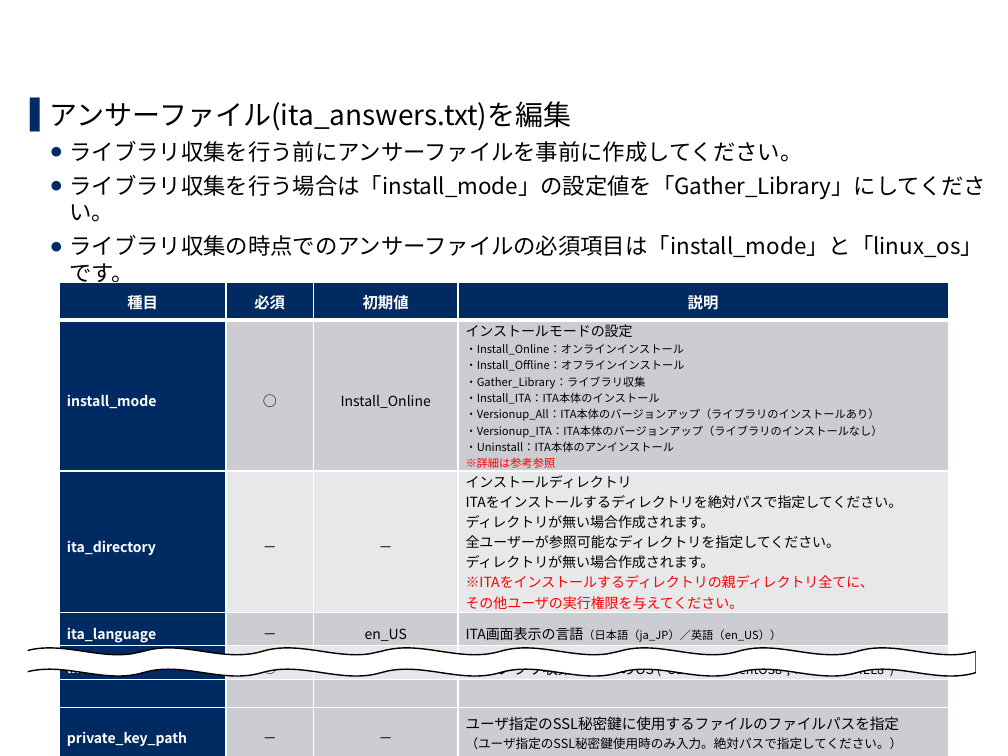
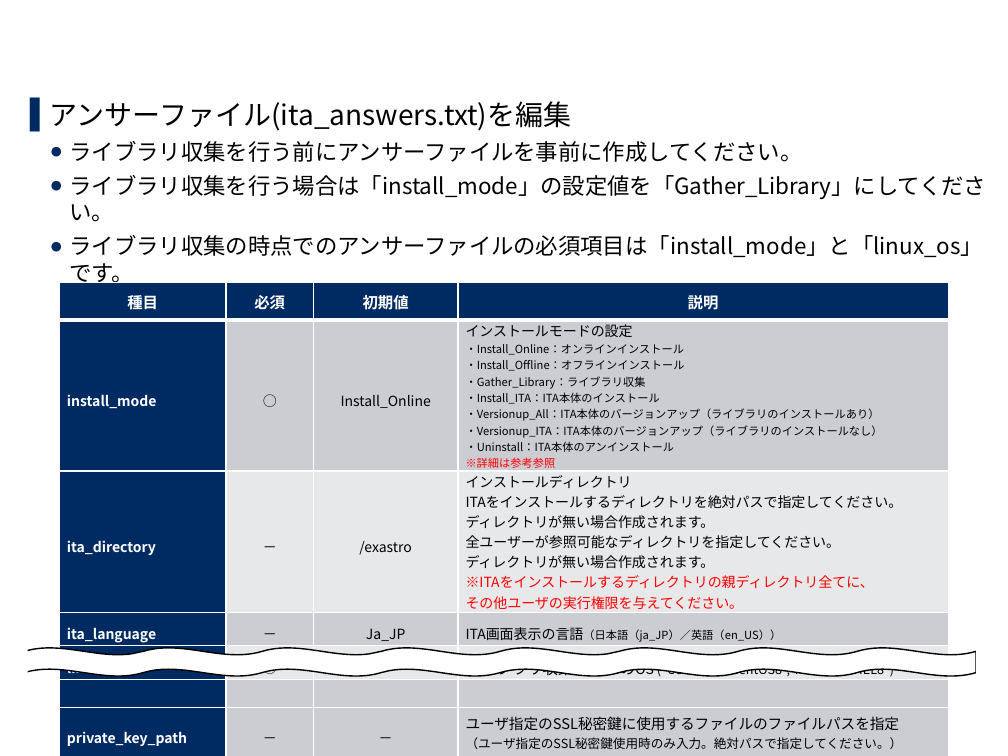
Before and after one commit to exastro-suite/it-automation-docs, a slide deck: slide 16 of asset/Learn_ja/ITA-offline-install_ja.pptx. Drawn at 1008x756 pixels with LibreOffice and Linux fonts; fonts in the diff are those of the drawing; background and template pictures are left out. Boxes give left, top, right and bottom in pixels: in the first picture for what was removed or moved away, otherwise in the second. Text is boxed around its words. In the diff, an @@ line names an element or a change of style, - is before the commit and + after.

```diff
--- a/asset/Learn_ja/ITA-offline-install_ja.pptx
+++ b/asset/Learn_ja/ITA-offline-install_ja.pptx
@@ table at box(59, 282, 949, 753) @@
-row 3, column 3: －
+row 3, column 3: /exastro
-row 4, column 3: en_US
+row 4, column 3: Ja_JP
```
Also in this commit, not shown: 9 other slides changed, 21 other files.
